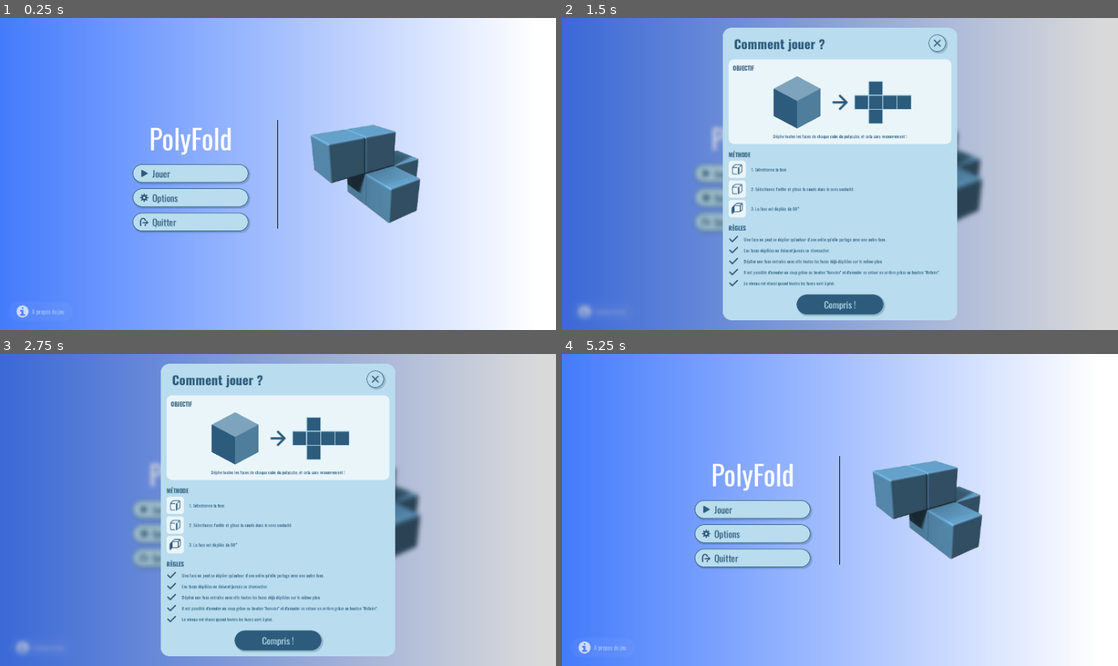
Above: before the commit, frames 1-4 (two rows, left to right).
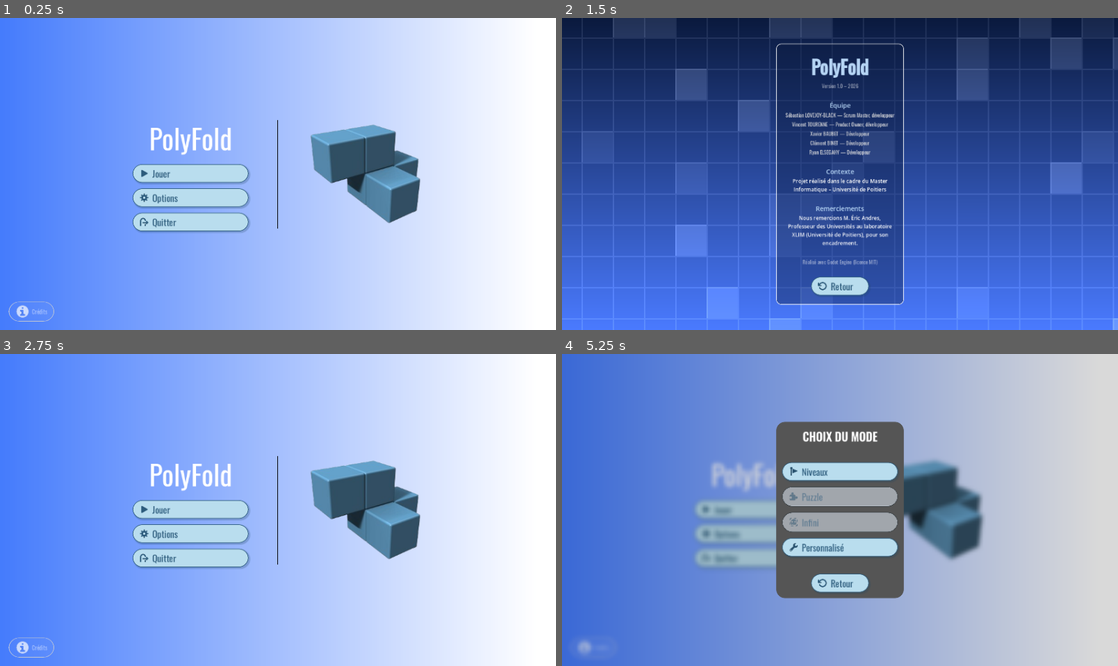
Above: after the commit, the same moments.

Repository: Turnute/PolyFold
Game: Godot game, scene res://scenes/interfaces/Menu.tscn
The game is run twice, just before and just after one commit, with the same random seed, the same clock (stepped at 60 frames per second) and the same inputs.
Inputs (mouse positions are in pixels of both pictures, inside the frame that each line leads up to):
- Up to frame 1 (0.25 s): no input
- Up to frame 2 (1.5 s): click (600, 311) at 0.5 s, where only the run before the commit has a clickable "A propos du jeu"; click (595, 311) at 1.25 s, where only the run after the commit has a clickable "Crédits"
- Up to frame 3 (2.75 s): click (278, 622) at 2 s, where only the run after the commit has a clickable "Retour"
- Up to frame 4 (5.25 s): click "Jouer" at 2.75 s; click "Jouer" at 3.5 s; click (840, 472) at 4.25 s, where only the run after the commit has a clickable "Niveaux"; click (840, 641) at 5 s, where only the run before the commit has a clickable "Compris !"

The runs differ from the first frame. In frame 1, less than 0.1% of the frame differs, in the area x 1-12%, y 90-98%; in frame 2, 95%; in frame 3, 89%; in frame 4, 97%, in the area x 0-100%, y 0-100%.

Commit message:
fix: languages settings & set bg settings + add credits to menu

Diff:
--- a/polyfold/localization/translations.csv
+++ b/polyfold/localization/translations.csv
@@ -27,7 +27,6 @@
 OPTION_LABEL_COMMAND,Commandes,Keybinds,
 OPTION_CHECK_FULLSCREEN,Plein écran,Fullscreen,
 OPTION_CHECK_WINDOWED,Fenêtré,Windowed,
-,,,
 HELP_TITLE,Comment jouer ?,How to play ?,
 HELP_OBJECTIVE,Objectif,Objective,
 HELP_OBJECTIVE_DESCRIPTION,"Déplie toutes les faces de chaque cube du polycube, et cela sans recouvrement !","Unfold all the faces of each cube in the polycube, without any overlap !",
@@ -54,6 +53,7 @@
 GAME_PARAM_CUSTOM_ROUND,Paramètres de la partie,Game Settings,Configuración de la partida
 GAME_PARAM_CUSTOM_MOVE_GOAL,Objectif de coups,Move Goal,Objetivo de movimientos
 GAME_PARAM_CUSTOM_TIME_GOAL,Objectif de temps (s),Time Goal (s),Objetivo de tiempo (s)
+CREDIT,Crédits,Credits,Créditos
 VERSION,Version,Version,Versión
 CREDIT_TEAM,Équipe,Team,Equipo
 CREDIT_MEMBER_1,"Sébastian LOVEJOY-BLACK — Scrum Master, développeur","Sébastian LOVEJOY-BLACK — Scrum Master, Developer","Sébastian LOVEJOY-BLACK — Scrum Master, desarrollador"
@@ -62,7 +62,7 @@
 CREDIT_MEMBER_4,Clément BINET — Développeur,Clément BINET — Developer,Clément BINET — Desarrollador
 CREDIT_MEMBER_5,Ryan ELSEGAHY — Développeur,Ryan ELSEGAHY — Developer,Ryan ELSEGAHY — Desarrollador
 CREDIT_CONTEXT,Contexte,Context,Contexto
-CREDIT_CONTEXT_CONTENT,"Projet réalisé dans le cadre du Master Informatique, parcours Conception Logicielle – Université de Poitiers","Project developed as part of the Master’s degree in Computer Science, Software Design track – University of Poitiers","Proyecto realizado en el marco del Máster en Informática, especialidad Diseño de Software – Universidad de Poitiers"
+CREDIT_CONTEXT_CONTENT,Projet réalisé dans le cadre du Master Informatique – Université de Poitiers,Project developed as part of the Master’s degree in Computer Science – University of Poitiers,Proyecto realizado en el marco del Máster en Informática – Universidad de Poitiers
 CREDIT_THANKS,Remerciements,Acknowledgements,Agradecimientos
 CREDIT_THANKS_CONTENT,"Nous remercions M. Éric Andres, Professeur des Universités au laboratoire XLIM (Université de Po …(258 unchanged characters)…
 CREDIT_LICENCE,Réalisé avec Godot Engine (licence MIT),Made with Godot Engine (MIT License),Hecho con Godot Engine (licencia MIT)
--- a/polyfold/prefabs/interfaces/HelpButton.tscn
+++ b/polyfold/prefabs/interfaces/HelpButton.tscn
@@ -12,6 +12,10 @@
 content_margin_right = 24.0
 content_margin_bottom = 10.0
 bg_color = Color(1, 1, 1, 0.039215688)
+border_width_left = 2
+border_width_top = 1
+border_width_right = 2
+border_width_bottom = 1
 corner_radius_top_left = 100
 corner_radius_top_right = 100
 corner_radius_bottom_right = 100
--- a/polyfold/scenes/interfaces/Credit.tscn
+++ b/polyfold/scenes/interfaces/Credits.tscn
@@ -1,12 +1,13 @@
 [gd_scene format=3 uid="uid://ed68wp1468u7"]
 
-[ext_resource type="Script" uid="uid://4eb7dpqrdgdw" path="res://scripts/ui/credit.gd" id="1_g7k5t"]
-[ext_resource type="Shader" uid="uid://cgpjs6l2n1hqx" path="res://scenes/shaders/grid_background.gdshader" id="2_epnde"]
-[ext_resource type="FontFile" uid="uid://bi2jok75ve7nd" path="res://assets/fonts/Oswald-VariableFont_wght.ttf" id="3_8doyd"]
-[ext_resource type="Script" uid="uid://b3tel008fhgv6" path="res://scripts/ui/member_1.gd" id="4_8doyd"]
+[ext_resource type="Script" uid="uid://4eb7dpqrdgdw" path="res://scripts/ui/Credit.gd" id="1_0x08i"]
+[ext_resource type="Shader" uid="uid://cgpjs6l2n1hqx" path="res://scenes/shaders/grid_background.gdshader" id="2_r2njd"]
+[ext_resource type="FontFile" uid="uid://bi2jok75ve7nd" path="res://assets/fonts/Oswald-VariableFont_wght.ttf" id="3_ugdtc"]
+[ext_resource type="Script" uid="uid://b3tel008fhgv6" path="res://scripts/ui/member_1.gd" id="4_5g4t3"]
+[ext_resource type="PackedScene" uid="uid://2la5g75kyjxf" path="res://prefabs/interfaces/BackButton.tscn" id="5_r2njd"]
 
 [sub_resource type="ShaderMaterial" id="ShaderMaterial_3db7w"]
-shader = ExtResource("2_epnde")
+shader = ExtResource("2_r2njd")
 shader_parameter/color_top = Color(0.04, 0.1, 0.24, 1)
 shader_parameter/color_bottom = Color(0.29, 0.48, 1, 1)
 shader_parameter/cell_size = 48.0
@@ -48,7 +49,7 @@
 anchor_bottom = 1.0
 grow_horizontal = 2
 grow_vertical = 2
-script = ExtResource("1_g7k5t")
+script = ExtResource("1_0x08i")
 
 [node name="ColorRect" type="ColorRect" parent="." unique_id=1455055721]
 material = SubResource("ShaderMaterial_3db7w")
@@ -91,7 +92,7 @@
 layout_mode = 2
 theme_override_colors/font_color = Color(1, 1, 1, 0.5647059)
 theme_override_fonts/font = SubResource("FontVariation_k2sg7")
-theme_override_font_sizes/font_size = 14
+theme_override_font_sizes/font_size = 18
 text = "Version 2026"
 horizontal_alignment = 1
 
@@ -182,6 +183,7 @@
 theme_override_font_sizes/font_size = 18
 text = "CREDIT_CONTEXT_CONTENT"
 horizontal_alignment = 1
+autowrap_mode = 3
 
 [node name="HSeparator3" type="HSeparator" parent="ColorRect/PanelContainer/VBoxContainer" unique_id=1942830852]
 layout_mode = 2
@@ -200,6 +202,7 @@
 theme_override_font_sizes/font_size = 18
 text = "CREDIT_THANKS_CONTENT"
 horizontal_alignment = 1
+autowrap_mode = 3
 
 [node name="HSeparator4" type="HSeparator" parent="ColorRect/PanelContainer/VBoxContainer" unique_id=1130286926]
 layout_mode = 2
@@ -211,6 +214,18 @@
 layout_mode = 2
 theme_override_colors/font_color = Color(1, 1, 1, 0.5647059)
 theme_override_fonts/font = SubResource("FontVariation_k2sg7")
-theme_override_font_sizes/font_size = 14
+theme_override_font_sizes/font_size = 18
 text = "CREDIT_LICENCE"
 horizontal_alignment = 1
+
+[node name="HSeparator5" type="HSeparator" parent="ColorRect/PanelContainer/VBoxContainer" unique_id=1948879353]
+layout_mode = 2
+theme_override_constants/separation = 30
+theme_override_styles/separator = SubResource("StyleBoxEmpty_g7k5t")
+
+[node name="BackButton" parent="ColorRect/PanelContainer/VBoxContainer" unique_id=614178926 instance=ExtResource("5_r2njd")]
+unique_name_in_owner = true
+layout_mode = 2
+size_flags_horizontal = 4
+
+[connection signal="pressed" from="ColorRect/PanelContainer/VBoxContainer/BackButton" to="." method="_on_back_button_pressed"]
--- a/polyfold/scenes/interfaces/Menu.tscn
+++ b/polyfold/scenes/interfaces/Menu.tscn
@@ -127,12 +127,14 @@
 [node name="HBoxContainer" type="HBoxContainer" parent="MarginContainer2" unique_id=1582123714]
 layout_mode = 2
 
-[node name="HelpButton" parent="MarginContainer2/HBoxContainer" unique_id=1824558458 instance=ExtResource("8_04thv")]
+[node name="CreditsButton" parent="MarginContainer2/HBoxContainer" unique_id=1824558458 instance=ExtResource("8_04thv")]
 layout_mode = 2
-text = "ABOUT"
+text = "CREDIT"
 
 [connection signal="pressed" from="MarginContainer/HBoxContainer/CenterContainer/VBoxContainer/PlayButton" to="." method="_on_play_button_pressed"]
-[connection signal="pressed" from="MarginContainer2/HBoxContainer/HelpButton" to="." method="_on_help_button_pressed"]
+[connection signal="pressed" from="MarginContainer/HBoxContainer/CenterContainer/VBoxContainer/SettingsButton" to="." method="_on_settings_button_pressed"]
+[connection signal="pressed" from="MarginContainer/HBoxContainer/CenterContainer/VBoxContainer/QuitButton" to="." method="_on_quit_button_pressed"]
+[connection signal="pressed" from="MarginContainer2/HBoxContainer/CreditsButton" to="." method="_on_credits_button_pressed"]
 
 [editable path="MarginContainer/HBoxContainer/CenterContainer/VBoxContainer/PlayButton"]
 [editable path="MarginContainer/HBoxContainer/CenterContainer/VBoxContainer/SettingsButton"]
--- a/polyfold/scripts/systems/SettingsManager.gd
+++ b/polyfold/scripts/systems/SettingsManager.gd
@@ -3,6 +3,11 @@
 const LOG_TAG := "[Settings] "
 const PATH := "user://settings.cfg"
 const LOCALES: Array[String] = ["fr", "en", "es"]
+const LANGUAGE_NAMES := {
+	"fr": "Français",
+	"en": "English",
+	"es": "Español",
+}
 const RESOLUTIONS: Array[Vector2i] = [
 	Vector2i(1920, 1080), Vector2i(1600, 900), Vector2i(1366, 768),
 	Vector2i(1280, 720), Vector2i(1024, 768),
--- a/polyfold/scripts/ui/Menu.gd
+++ b/polyfold/scripts/ui/Menu.gd
@@ -2,16 +2,11 @@
 
 const GAME_MODE_CHOICE: PackedScene = preload("res://scenes/interfaces/GameModeChoice.tscn")
 
-@onready var settings_button: Button = %SettingsButton
-@onready var quit_button: Button = %QuitButton
-
 func _ready() -> void:
-	settings_button.pressed.connect(_on_settings_button_pressed)
-	quit_button.pressed.connect(_on_quit_button_pressed)
+	pass
 
 func _on_play_button_pressed() -> void:
 	add_child(GAME_MODE_CHOICE.instantiate())
-	#get_tree().change_scene_to_file(GAME_LEVEL)
 
 func _on_settings_button_pressed() -> void:
 	MenuManager._display_settings(self)
@@ -19,5 +14,5 @@
 func _on_quit_button_pressed() -> void:
 	get_tree().quit()   # ferme le jeu
 
-func _on_help_button_pressed() -> void:
-	MenuManager._display_help(self)
+func _on_credits_button_pressed() -> void:
+	MenuManager._display_credits(self)
--- a/polyfold/scripts/ui/MenuManager.gd
+++ b/polyfold/scripts/ui/MenuManager.gd
@@ -8,6 +8,7 @@
 const PAUSE := "res://scenes/interfaces/PauseMenu.tscn"
 const POPUP := "res://prefabs/interfaces/ErrorPopup.tscn"
 const MAIN_MENU := "res://scenes/interfaces/Menu.tscn"
+const CREDITS = ("res://scenes/interfaces/Credits.tscn")
 
 ## Create the interface by customizing the fields.
 static func _display_help(parent : Node) -> HelpMenu:
@@ -62,3 +63,7 @@
 		SpawnPolycube.max_adj = max_adj
 	var polycube = load(GAME_SCENE).instantiate()
 	return polycube
+
+static func _display_credits(parent: Node) -> void:
+	Log.info("[MenuManager] Display credits")
+	parent.add_child(load(CREDITS).instantiate())
--- a/polyfold/scripts/ui/SettingsPanel.gd
+++ b/polyfold/scripts/ui/SettingsPanel.gd
@@ -23,8 +23,8 @@
 ## Fil list with Settings.gd const
 func _fill_lists() -> void:
 	for lang in Settings.LOCALES:
-		lang_select.add_item(lang.to_upper())                           # texte "FR", "EN"… -> traduit
-		lang_select.set_item_metadata(lang_select.item_count - 1, lang) # (num, clé), ex : ("0", "fr")
+		lang_select.add_item(Settings.LANGUAGE_NAMES[lang])             # "Français", "English"… jamais traduit
+		lang_select.set_item_metadata(lang_select.item_count - 1, lang) # (index, code), ex : (0, "fr")
 
 	var screen := DisplayServer.screen_get_size()
 	for res in Settings.RESOLUTIONS:
--- a/polyfold/scripts/ui/credit.gd
+++ b/polyfold/scripts/ui/credit.gd
@@ -4,3 +4,7 @@
 func _ready() -> void:
 	var version: String = ProjectSettings.get_setting("application/config/version")
 	%VersionLabel.text = "%s %s – 2026" % [tr("VERSION"), version]
+
+
+func _on_back_button_pressed() -> void:
+	queue_free()
--- a/polyfold/scripts/ui/member_1.gd
+++ b/polyfold/scripts/ui/member_1.gd
@@ -13,7 +13,6 @@
 
 
 func _ready() -> void:
-	# Mémorise les couleurs d'origine pour les restaurer à la fin
 	for key in COLOR_KEYS:
 		_base_colors[key] = get_theme_color(key)
 	_create_background()
@@ -22,7 +21,6 @@
 	_update_pivot()
 
 
-# Crée le fond flashy, invisible au départ, dessiné derrière le texte
 func _create_background() -> void:
 	var style := StyleBoxFlat.new()
 	style.bg_color = flash_bg_color
@@ -65,16 +63,11 @@
 	var start_color: Color = _base_colors["font_hover_color"]
 
 	_tween = create_tween().set_parallel().set_trans(Tween.TRANS_SINE).set_ease(Tween.EASE_IN_OUT)
-	# Tour complet
 	_tween.tween_property(self, "rotation_degrees", 360.0, duration)
-	# Grossit puis revient
 	_tween.tween_property(self, "scale", Vector2.ONE * hover_scale, half)
 	_tween.tween_property(self, "scale", Vector2.ONE, half).set_delay(half)
-	# Texte : couleur normale → rouge → couleur normale
 	_tween.tween_method(_set_text_color, start_color, flash_text_color, half)
 	_tween.tween_method(_set_text_color, flash_text_color, start_color, half).set_delay(half)
-	# Fond : apparaît puis disparaît
 	_tween.tween_property(_bg, "modulate:a", 1.0, half)
 	_tween.tween_property(_bg, "modulate:a", 0.0, half).set_delay(half)
-	# Remise à zéro complète à la fin
 	_tween.chain().tween_callback(_restore)
Not shown, changed: polyfold/localization/translations.csv.import
Not shown: 2 places in polyfold/scenes/interfaces/Credits.tscn that only renumber resources
